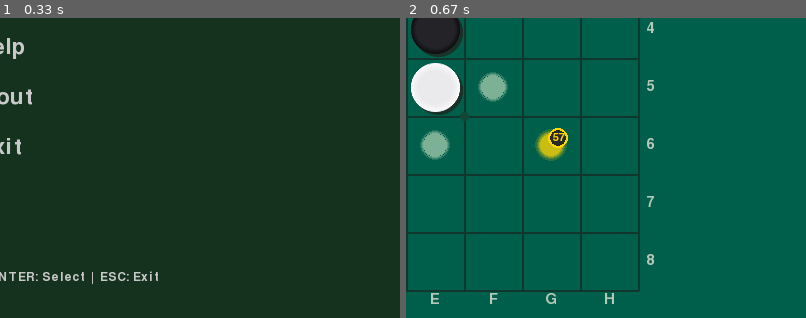
Above: before the commit, frames 1-2 (left to right).
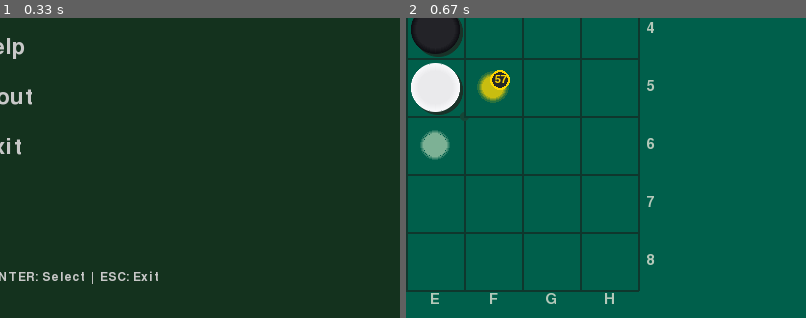
Above: after the commit, the same moments.

Repository: lookee/Reversi42
Game: pygame game, started from src/reversi42.py
The game is run twice, just before and just after one commit, with the same random seed, the same clock (stepped at 60 frames per second) and the same inputs.
Inputs:
- Up to frame 1 (0.33 s): no input
- Up to frame 2 (0.67 s): click "Start Game" at 0.38 s
The pictures show only the part of the screen within x 50-100%, y 50-100%; the shares and areas given below are measured in that part.

Frame 1 is identical in both runs. In frame 2, 1.4% of the frame differs, in the area x 15-41%, y 17-48%.

Commit message:
fixed book moves highlighting

Diff:
--- a/src/ui/implementations/pygame/view.py
+++ b/src/ui/implementations/pygame/view.py
@@ -476,11 +476,15 @@
 
     def setCanMoveBook(self, bx, by, opening_count=0):
         """Draw opening book move with golden highlighting, glow, and count badge"""
+        # bx, by are 1-indexed from BoardControl - convert to 0-indexed for Pygame
+        bx_0 = bx - 1
+        by_0 = by - 1
+
         radius = int((self.stepy-10) // 4)
-        posx = int(self.marginx + self.stepx * bx + self.stepx // 2)
-        posy = int(self.marginy + self.stepy * by + self.stepy // 2)
-
-        self.unfillBox(bx, by)
+        posx = int(self.marginx + self.stepx * bx_0 + self.stepx // 2)
+        posy = int(self.marginy + self.stepy * by_0 + self.stepy // 2)
+
+        self.unfillBox(bx_0, by_0)
 
         surf_size = radius * 4
         s = pygame.Surface((surf_size, surf_size), pygame.SRCALPHA)
